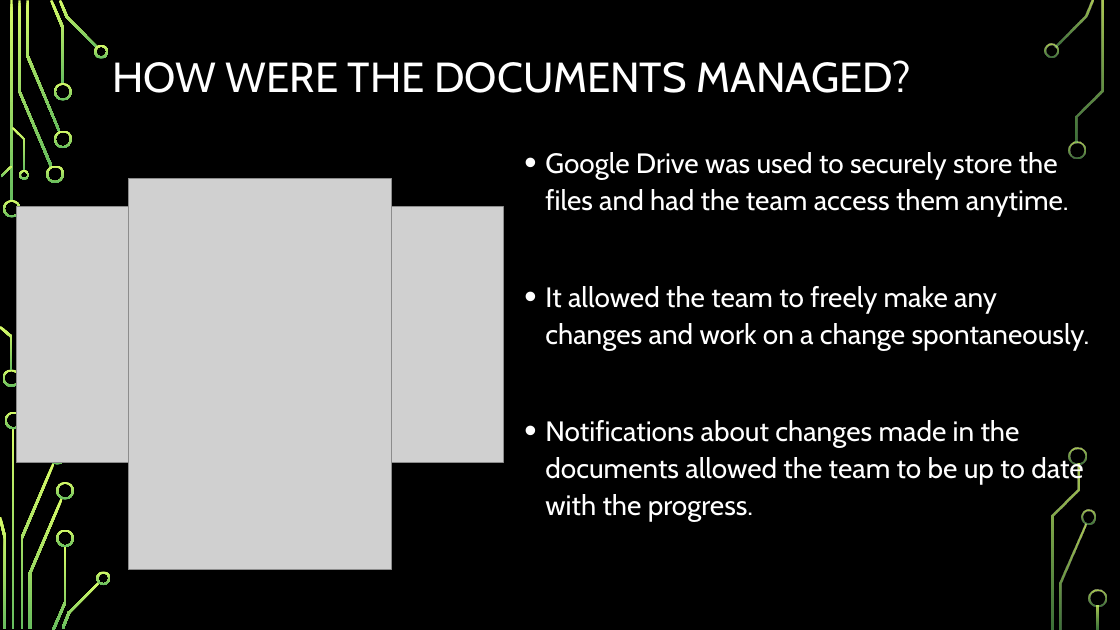
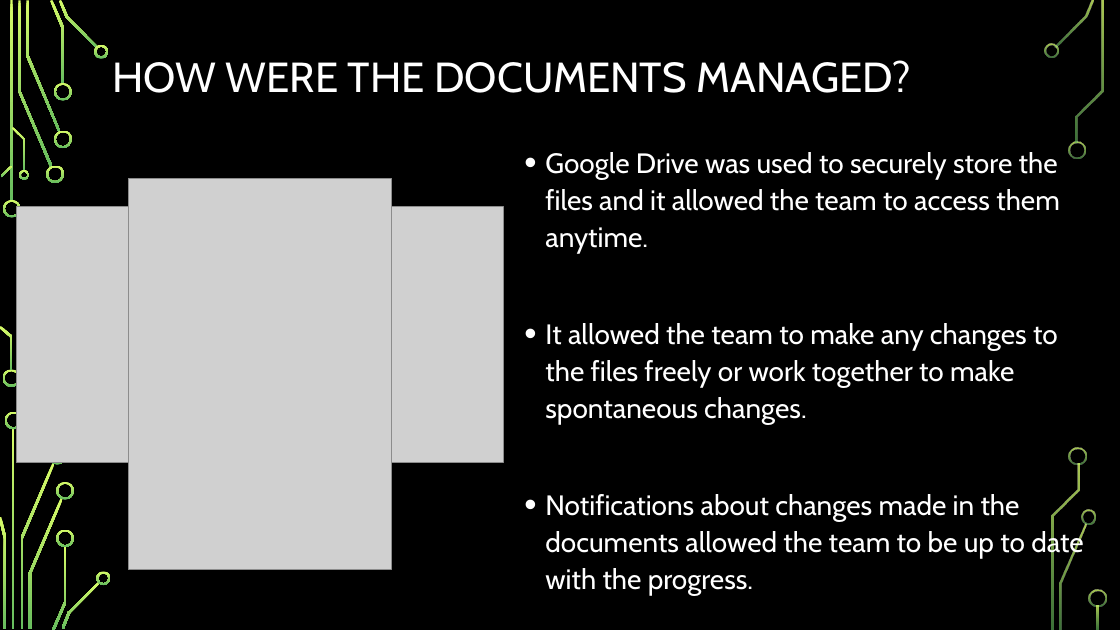
Before and after one commit to CodeBreaker707/Software-Systems-Development, a slide deck: slide 3 of Topic 9 - AE1.pptx. Drawn at 1120x630 pixels with LibreOffice and Linux fonts; fonts in the diff are those of the drawing; grey boxes stand for pictures; background and template pictures are left out. Boxes give left, top, right and bottom in pixels: in the first picture for what was removed or moved away, otherwise in the second. Text is boxed around its words. In the diff, an @@ line names an element or a change of style, - is before the commit and + after.

```diff
--- a/Topic 9 - AE1.pptx
+++ b/Topic 9 - AE1.pptx
@@ text at (545,152,1060,424): text changed @@
-• Google Drive was used to securely store the files and had the team access them anytime.
-• It allowed the team to freely make any changes and work on a change spontaneously.
+• Google Drive was used to securely store the files and it allowed the team to access them anytime.
+• It allowed the team to make any changes to the files freely or work together to make spontaneous changes.
```
Also in this commit, not shown: 1 other slide changed, 1 other file.
